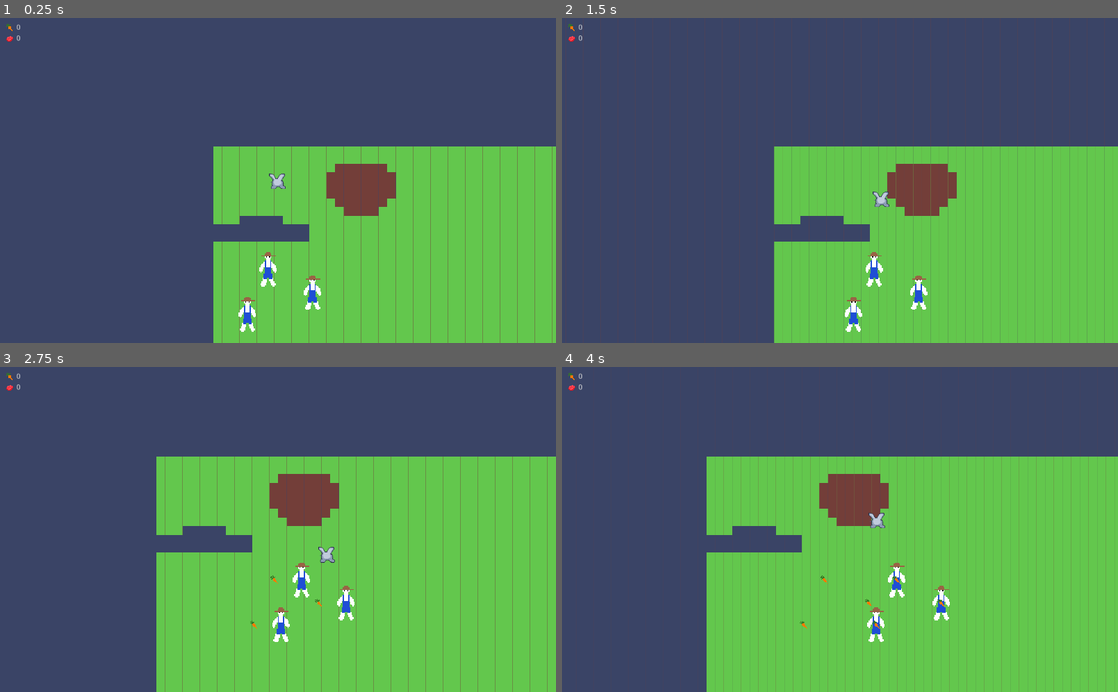
Above: before the commit, frames 1-4 (two rows, left to right).
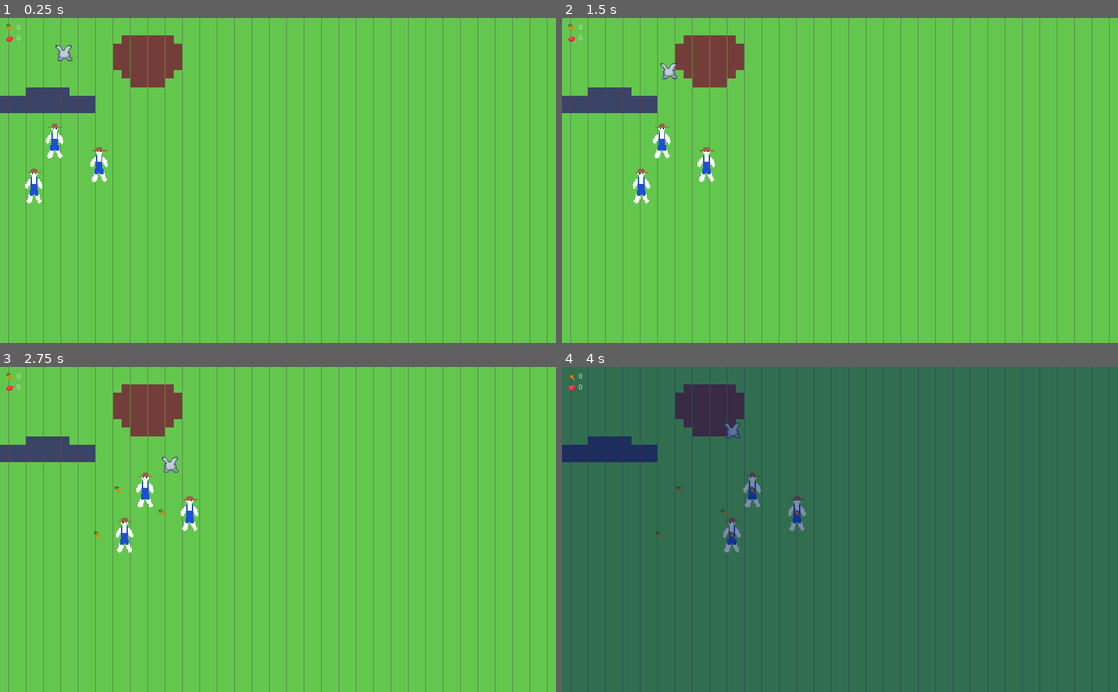
Above: after the commit, the same moments.

Repository: axerosh/rabbit-rampage
Game: Godot game, scene res://level.tscn
The game is run twice, just before and just after one commit, with the same random seed, the same clock (stepped at 60 frames per second) and the same inputs.
Inputs:
- Up to frame 1 (0.25 s): no input
- Up to frame 2 (1.5 s): hold D (move_right) 0.53-1.28 s; hold S (move_down) from 1.28 s (still down)
- Up to frame 3 (2.75 s): release S (move_down) at 2.03 s; hold D (move_right) from 2.03 s (still down)
- Up to frame 4 (4 s): release D (move_right) at 2.78 s; hold W (move_up) 2.78-3.53 s; hold A (move_left) from 3.53 s (still down)

The runs differ from the first frame. In frame 1, 68% of the frame differs, in the area x 0-100%, y 0-100%; in frame 2, 68%; in frame 3, 51%; in frame 4, 98%.

Commit message:
Add day-night cycle

Diff:
--- /dev/null
+++ b/Rabbit.tscn
@@ -0,0 +1,115 @@
+[gd_scene load_steps=9 format=2]
+
+[ext_resource path="res://images/rabbit.png" type="Texture" id=1]
+[ext_resource path="res://images/rabbit-back.png" type="Texture" id=3]
+[ext_resource path="res://images/night_overlay.png" type="Texture" id=4]
+[ext_resource path="res://night_overlay.gd" type="Script" id=5]
+
+[sub_resource type="GDScript" id=4]
+script/source = "extends KinematicBody2D
+
+var moveSpeed: int = 10000
+
+var carrots_collected: int = 0
+var flesh_collected: int = 0
+
+var velocity: Vector2 = Vector2()
+var facingDir: Vector2 = Vector2(0, 1)
+
+func _ready() -> void:
+	DayNightManager.connect(\"day_night_changed\", self, \"_on_DayNightManager_day_night_changed\")
+
+func _exit_tree() -> void:
+	DayNightManager.disconnect(\"day_night_changed\", self, \"_on_DayNightManager_day_night_changed\")
+
+func _physics_process(delta: float) -> void:
+
+	velocity = Vector2()
+
+	if Input.is_action_pressed(\"move_up\"):
+		velocity.y -= 1
+		facingDir = Vector2(0, -1)
+	if Input.is_action_pressed(\"move_down\"):
+		velocity.y += 1
+		facingDir = Vector2(0, 1)
+	if Input.is_action_pressed(\"move_left\"):
+		velocity.x -= 1
+		facingDir = Vector2(-1, 0)
+	if Input.is_action_pressed(\"move_right\"):
+		velocity.x += 1
+		facingDir = Vector2(1, 0)
+
+	velocity = velocity.normalized()
+
+	var _movement: Vector2 = move_and_slide(velocity * moveSpeed * delta)
+
+func _on_DayNightManager_day_night_changed(is_night: bool) -> void:
+	if (is_night):
+		print(\"Is night, should turn into monster\")
+	else:
+		print(\"Is day, should turn into bunny\")
+
+func _on_CollectionArea2D_area_entered(area: Area2D) -> void:
+	if (area is Carrot):
+		carrots_collected += 1
+		print(\"Carrots collected: \" + str(carrots_collected))
+		area.queue_free()
+	if (area is Flesh):
+		flesh_collected += 1
+		print(\"Flesh collected: \" + str(flesh_collected))
+		area.queue_free()
+"
+
+[sub_resource type="SpriteFrames" id=1]
+animations = [ {
+"frames": [ ExtResource( 1 ) ],
+"loop": true,
+"name": "Front",
+"speed": 5.0
+}, {
+"frames": [ ExtResource( 3 ) ],
+"loop": true,
+"name": "Idle_Front",
+"speed": 5.0
+} ]
+
+[sub_resource type="RectangleShape2D" id=2]
+extents = Vector2( 10.5, 10 )
+
+[sub_resource type="CircleShape2D" id=3]
+
+[node name="KinematicBody2D" type="KinematicBody2D"]
+script = SubResource( 4 )
+
+[node name="AnimatedSprite" type="AnimatedSprite" parent="."]
+frames = SubResource( 1 )
+animation = "Idle_Front"
+
+[node name="CollisionShape2D" type="CollisionShape2D" parent="."]
+position = Vector2( -0.5, 6 )
+shape = SubResource( 2 )
+
+[node name="Camera2D" type="Camera2D" parent="."]
+current = true
+
+[node name="NightOverlay" type="TextureRect" parent="Camera2D"]
+visible = false
+margin_left = -512.0
+margin_top = -300.0
+margin_right = 512.0
+margin_bottom = 300.0
+texture = ExtResource( 4 )
+expand = true
+script = ExtResource( 5 )
+__meta__ = {
+"_edit_use_anchors_": false
+}
+
+[node name="CollectionArea2D" type="Area2D" parent="."]
+
+[node name="CollisionShape2D" type="CollisionShape2D" parent="CollectionArea2D"]
+position = Vector2( -0.5, 6 )
+scale = Vector2( 2, 2 )
+shape = SubResource( 3 )
+
+[connection signal="area_entered" from="CollectionArea2D" to="." method="_on_CollectionArea2D_area_entered"]
--- /dev/null
+++ b/autoload/day_night_manager.gd
@@ -0,0 +1,22 @@
+extends Node
+
+signal day_night_changed(is_night)
+
+const day_length: float = 4.0
+const night_length: float = 4.0
+
+var night_overlay: TextureRect = null
+var is_night: bool = false
+var time_until_next_phase: float = day_length
+
+func _process(delta: float) -> void:
+	time_until_next_phase -= delta;
+	if (time_until_next_phase <= 0.0):
+		is_night = !is_night;
+		if (night_overlay != null):
+			night_overlay.visible = is_night;
+		emit_signal("day_night_changed", is_night)
+		if (is_night):
+			time_until_next_phase = night_length
+		else:
+			time_until_next_phase = day_length
--- /dev/null
+++ b/night_overlay.gd
@@ -0,0 +1,8 @@
+extends TextureRect
+
+func _ready() -> void:
+	visible = DayNightManager.is_night
+	DayNightManager.night_overlay = self
+
+func _exit_tree():
+	DayNightManager.night_overlay = null
--- a/project.godot
+++ b/project.godot
@@ -35,6 +35,10 @@
 config/name="Rabbit-rampage"
 run/main_scene="res://level.tscn"
 config/icon="res://icon.png"
+
+[autoload]
+
+DayNightManager="*res://autoload/day_night_manager.gd"
 
 [display]
 
--- a/rabbit/Rabbit.tscn
+++ b/rabbit/Rabbit.tscn
@@ -1,9 +1,11 @@
-[gd_scene load_steps=8 format=2]
+[gd_scene load_steps=10 format=2]
 
 [ext_resource path="res://images/rabbit.png" type="Texture" id=1]
 [ext_resource path="res://rabbit/RabbitScript.gd" type="Script" id=2]
 [ext_resource path="res://images/rabbit-back.png" type="Texture" id=3]
 [ext_resource path="res://gui/gui.tscn" type="PackedScene" id=4]
+[ext_resource path="res://images/night_overlay.png" type="Texture" id=5]
+[ext_resource path="res://night_overlay.gd" type="Script" id=6]
 
 [sub_resource type="SpriteFrames" id=1]
 animations = [ {
@@ -35,7 +37,6 @@
 shape = SubResource( 2 )
 
 [node name="Camera2D" type="Camera2D" parent="."]
-current = true
 drag_margin_h_enabled = true
 drag_margin_v_enabled = true
 smoothing_enabled = true
@@ -46,6 +47,16 @@
 drag_margin_bottom = 0.15
 
 [node name="CanvasLayer" type="CanvasLayer" parent="Camera2D"]
+
+[node name="NightOverlay" type="TextureRect" parent="Camera2D/CanvasLayer"]
+margin_right = 1024.0
+margin_bottom = 600.0
+texture = ExtResource( 5 )
+expand = true
+script = ExtResource( 6 )
+__meta__ = {
+"_edit_use_anchors_": false
+}
 
 [node name="GUI" parent="Camera2D/CanvasLayer" instance=ExtResource( 4 )]
 
--- a/rabbit/RabbitScript.gd
+++ b/rabbit/RabbitScript.gd
@@ -12,7 +12,10 @@
 signal flesh_count_changed(new_flesh_count)
 
 func _ready() -> void:
-	pass # Replace with function body.
+	var _result = DayNightManager.connect("day_night_changed", self, "_on_DayNightManager_day_night_changed")
+
+func _exit_tree() -> void:
+	DayNightManager.disconnect("day_night_changed", self, "_on_DayNightManager_day_night_changed")
 
 func _physics_process(delta: float) -> void:
 
@@ -35,6 +38,12 @@
 
 	var _movement: Vector2 = move_and_slide(velocity * moveSpeed * delta)
 
+func _on_DayNightManager_day_night_changed(is_night: bool) -> void:
+	if (is_night):
+		print("Is night, should turn into monster")
+	else:
+		print("Is day, should turn into bunny")
+
 func _on_CollectionArea2D_area_entered(area: Area2D) -> void:
 	if (area is Carrot):
 		carrots_collected += 1
Binary file added: images/night_overlay.png
Not shown, added: images/night_overlay.png.import
